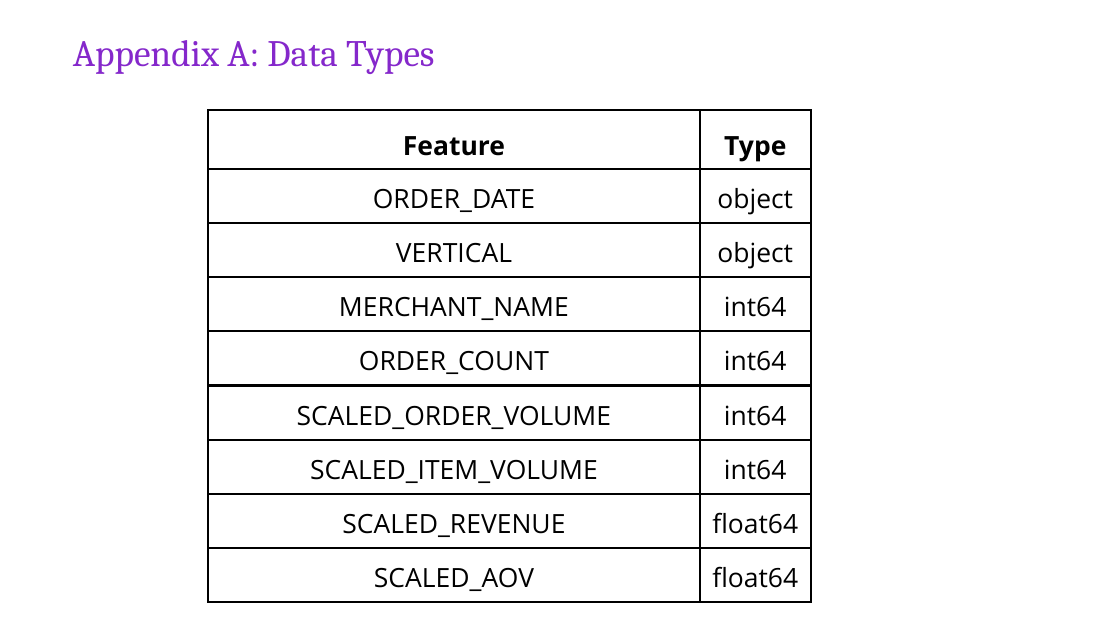
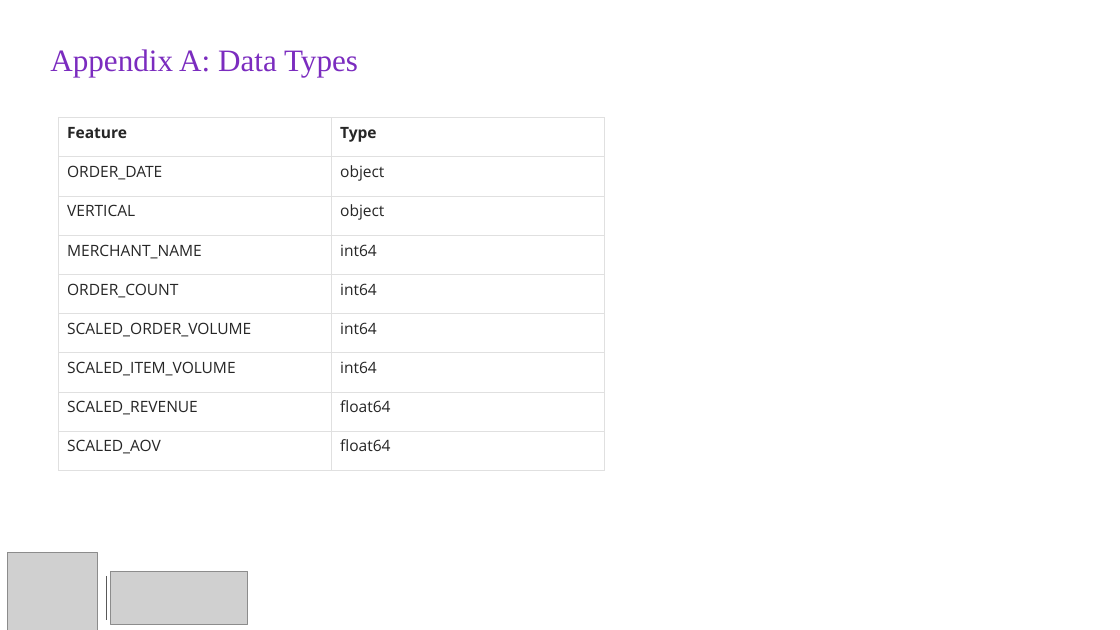
Before and after one commit to hkbuttar/Portfolio, a slide deck: slide 21 of assets/documents/experience/rakuten-capstone/Rakuten-Presentation.pptx (slide 20 before the commit). Drawn at 1120x630 pixels with LibreOffice and Linux fonts; fonts in the diff are those of the drawing; grey boxes stand for pictures. Boxes give left, top, right and bottom in pixels: in the first picture for what was removed or moved away, otherwise in the second. Text is boxed around its words. In the diff, an @@ line names an element or a change of style, - is before the commit and + after.

```diff
--- a/assets/documents/experience/rakuten-capstone/Rakuten-Presentation.pptx
+++ b/assets/documents/experience/rakuten-capstone/Rakuten-Presentation.pptx
@@ text "Appendix A: Data Types": place and size @@
-text "Appendix A: Data Types" at bbox=[73, 40, 434, 74]
+text "Appendix A: Data Types" at bbox=[50, 49, 358, 77]
@@ text "Appendix A: Data Types" at bbox=[50, 49, 358, 77]: size 24 to 20 pt, font Cambria to Times New Roman, text colour #8528CB to #7B2CBF; vertical alignment top to middle @@
@@ table at bbox=[59, 118, 606, 485] @@
@@ fill none to #FFFFFF in 18 cells @@
@@ size 17 to 10 pt, text colour #000000 to #262626 @@
@@ alignment centre to left @@
@@ line spacing 1.15 to 1 @@
@@ borders changed @@
@@ table: place and size @@
-table at bbox=[208, 110, 811, 595]
+table at bbox=[59, 118, 606, 485]
@@ picture added at bbox=[8, 552, 99, 630] @@
@@ line added from (106, 576) to (106, 620), #595959 0.62 pt @@
@@ picture added at bbox=[111, 571, 248, 625] @@
```
Also in this commit, not shown: 16 other slides changed, 63 slides added, 11 slides removed, 5 other files.
